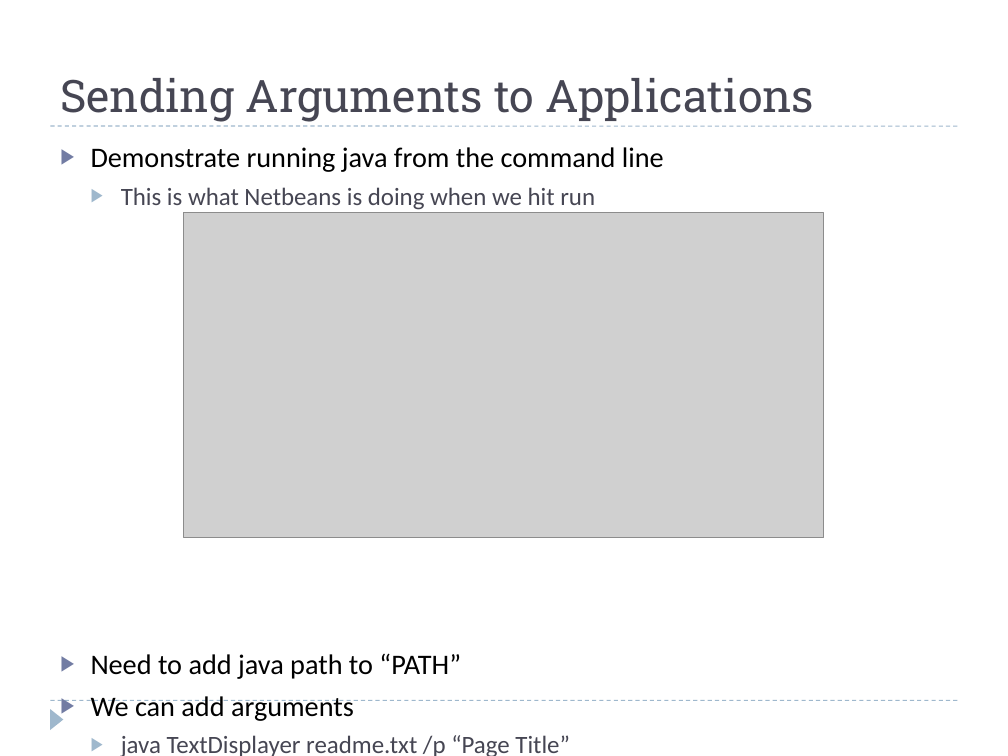
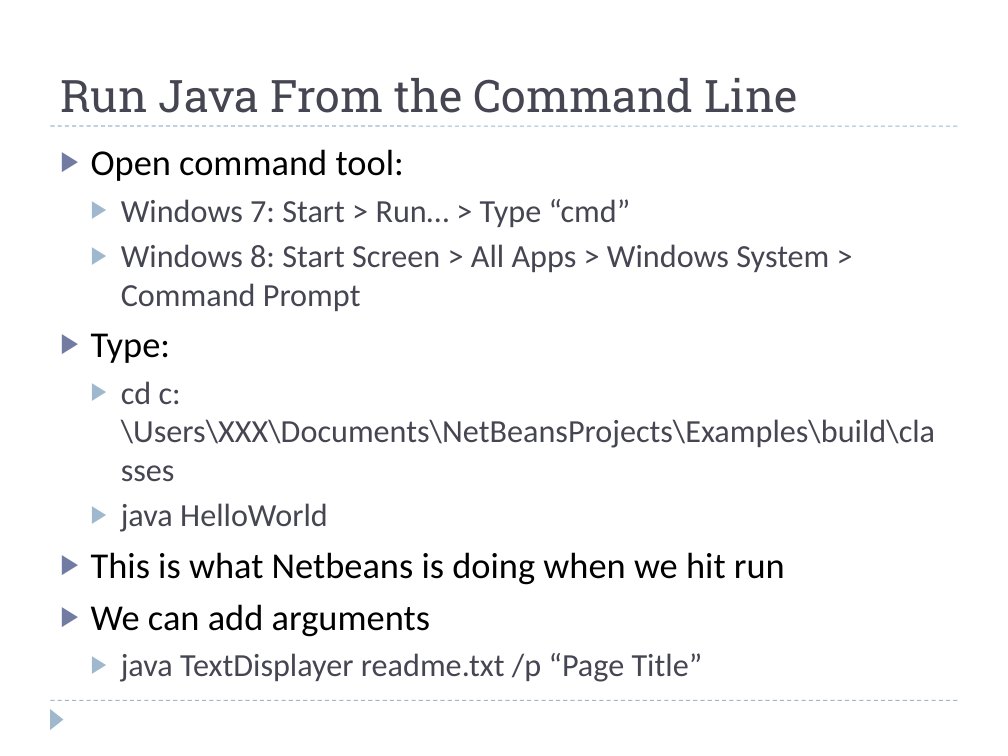
Before and after one commit to fujiboy/JavaClass_2013_Summer, a slide deck: slide 34 of Introduction to Java Programming.pptx (slide 33 before the commit). Drawn at 1008x756 pixels with LibreOffice and Linux fonts; fonts in the diff are those of the drawing; grey boxes stand for pictures; background and template pictures are left out. Boxes give left, top, right and bottom in pixels: in the first picture for what was removed or moved away, otherwise in the second. Text is boxed around its words. In the diff, an @@ line names an element or a change of style, - is before the commit and + after.

Commit message:
Final Tweaks for Chapter 4
Added details for GitHub, java path, command line running

```diff
--- a/Introduction to Java Programming.pptx
+++ b/Introduction to Java Programming.pptx
@@ title at [60, 78, 797, 113]: text changed @@
-Sending Arguments to Applications
+Run Java From the Command Line
@@ text at [91, 149, 935, 532]: text changed; size 20.1 to 23 pt; text colour #000000 to #464653 @@
-▶ Demonstrate running java from the command line
+▶ Open command tool:
+  ▶ Windows 7: Start > Run… > Type “cmd”
+  ▶ Windows 8: Start Screen > All Apps > Windows System > Command Prompt
+▶ Type:
+  ▶ cd c:\Users\XXX\Documents\NetBeansProjects\Examples\build\classes
+  ▶ java HelloWorld
@@ picture removed at [184, 213, 825, 537] @@
@@ text at [91, 552, 785, 682]: size 17.8 to 26 pt, text colour #464653 to #000000 in "This is what Netbeans is doing when ..."; size 20.1 to 26 pt in "We can add arguments"; size 17.8 to 23 pt in "java TextDisplayer readme.txt /p “Page Title”"; list level 2 to 1 in "This is what Netbeans is ..."; bullet colour #9FB8CD to #727CA3 @@
@@ text at [91, 653, 461, 679]: paragraph removed @@
-▶ Need to add java path to “PATH”
```
Also in this commit, not shown: 2 other slides changed, 4 slides added.
